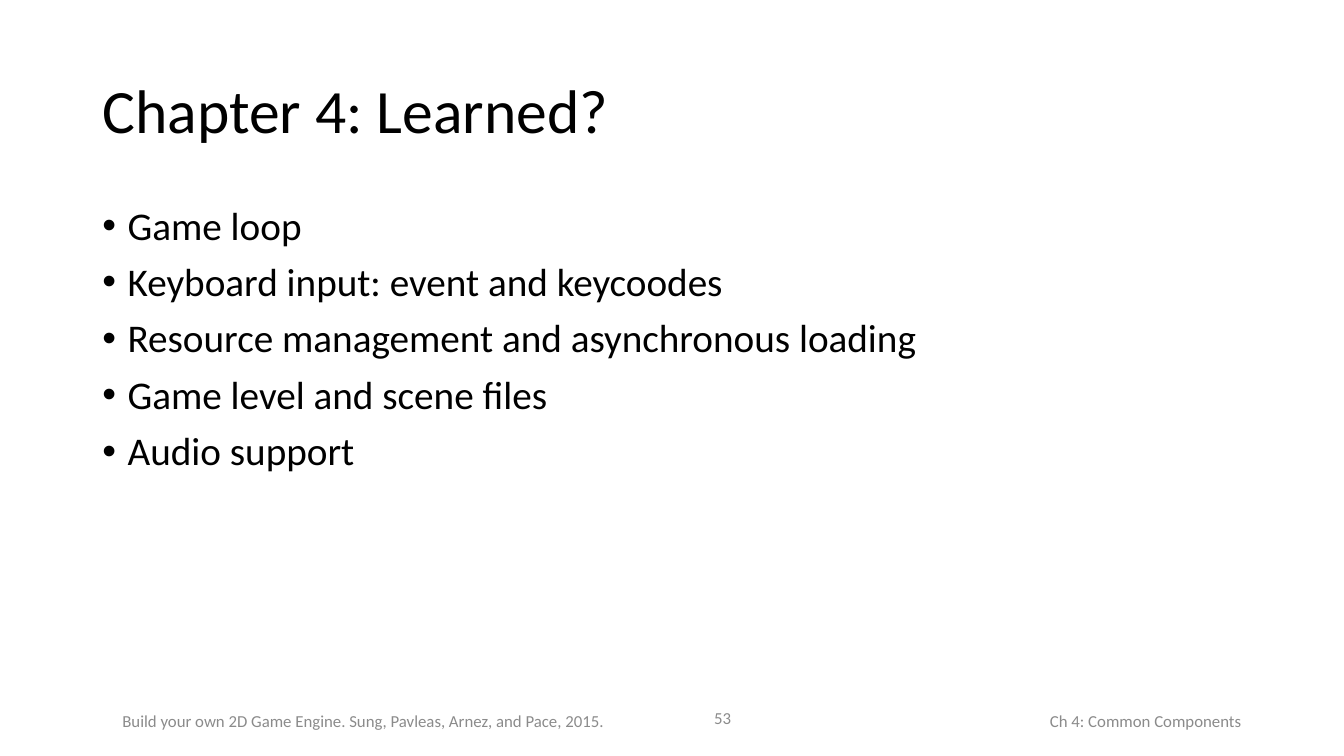
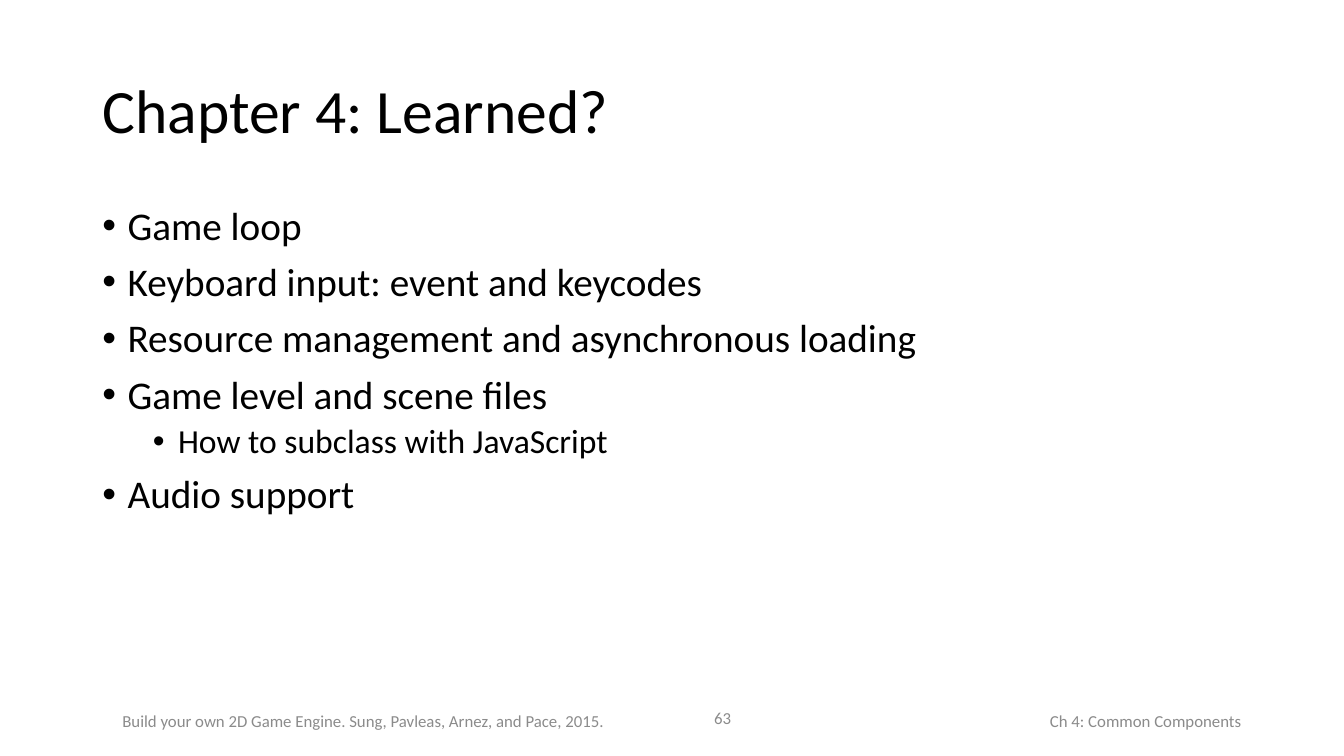
Before and after one commit to HTML5GameEngineGroup/html5engine, a slide deck: slide 63 of Book-PPT/Chap4.pptx (slide 53 before the commit). Drawn at 1344x756 pixels with LibreOffice and Linux fonts; fonts in the diff are those of the drawing. Boxes give left, top, right and bottom in pixels: in the first picture for what was removed or moved away, otherwise in the second. Text is boxed around its words. In the diff, an @@ line names an element or a change of style, - is before the commit and + after.

```diff
--- a/Book-PPT/Chap4.pptx
+++ b/Book-PPT/Chap4.pptx
@@ text at (128,268,702,303): text changed @@
-• Keyboard input: event and keycoodes
+• Keyboard input: event and keycodes
@@ text at (178,429,608,459): paragraph added @@
+  • How to subclass with JavaScript
@@ page number at (714,713,731,724): text changed @@
-53
+63
```
Also in this commit, not shown: 3 other slides changed, 10 slides added, 17 other files.
